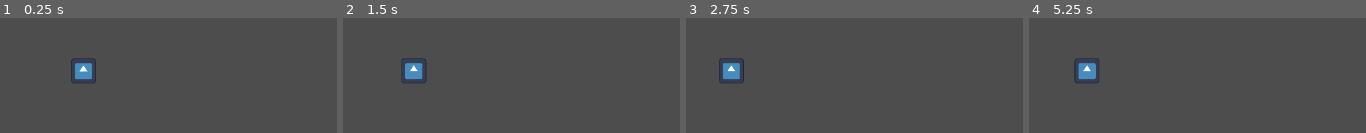
Above: before the commit, frames 1-4 (left to right).
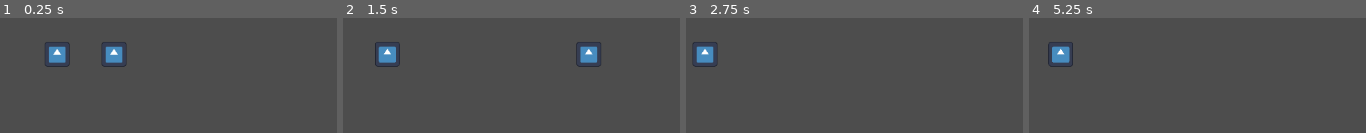
Above: after the commit, the same moments.

Repository: CISC204-S25/final-project-team-2
Game: Godot game, scene res://scenes/main.tscn
Same seed, same stepped clock (60 frames per second), same inputs: the game is played once before the commit and once after it. The engine's default icon, where the game draws it, is replaced by a stand-in: a white triangle on a blue panel in a dark square.
Inputs:
- Up to frame 1 (0.25 s): no input
- Up to frame 2 (1.5 s): tap Enter at 0.5 s; hold D (p1_right) from 0.53 s (still down); tap Left (p2_left) at 0.6 s; tap W (p1_jump) at 0.77 s; tap Right (p2_right) at 1.35 s
- Up to frame 3 (2.75 s): tap W (p1_jump) at 1.52 s; release D (p1_right) at 2.03 s; hold A (p1_left) from 2.03 s (still down); tap Left (p2_left) at 2.1 s
- Up to frame 4 (5.25 s): tap Space at 2.75, 4.25 s; release A (p1_left) at 2.78 s; hold D (p1_right) 2.78-4.28 s; tap Right (p2_right) at 2.85, 4.35 s; tap W (p1_jump) at 3.02, 3.77, 4.52 s; tap Enter at 3.5, 5 s; tap Left (p2_left) at 3.6, 5.1 s; hold A (p1_left) 4.28-5.03 s; hold D (p1_right) from 5.03 s (still down)

The runs differ from the first frame. In frame 1, 2.9% of the frame differs, in the area x 13-38%, y 20-57%; in frame 2, 3.0%, in the area x 9-77%, y 20-57%; in frame 3, 2.0%; in frame 4, 2.1%.

Commit message:
Added a test in main
You can hide this or remove it whenever, just there for me to test.

Diff:
--- a/final-project/scenes/main.tscn
+++ b/final-project/scenes/main.tscn
@@ -1,5 +1,6 @@
-[gd_scene load_steps=3 format=3 uid="uid://dxvn26t6vpc6b"]
+[gd_scene load_steps=4 format=3 uid="uid://dxvn26t6vpc6b"]
 
+[ext_resource type="PackedScene" uid="uid://bg0ibqfwjlv4u" path="res://scenes/player1.tscn" id="1_4sje8"]
 [ext_resource type="PackedScene" uid="uid://b1q8owv3huuah" path="res://scenes/player2.tscn" id="1_wyb0p"]
 
 [sub_resource type="RectangleShape2D" id="RectangleShape2D_twqhd"]
@@ -7,15 +8,24 @@
 
 [node name="Main" type="Node"]
 
-[node name="Player2" parent="." instance=ExtResource("1_wyb0p")]
+[node name="Player Movement Test" type="Node2D" parent="."]
 
-[node name="Camera2D" type="Camera2D" parent="."]
+[node name="Player1" parent="Player Movement Test" instance=ExtResource("1_4sje8")]
+position = Vector2(22, 0)
+collision_mask = 2
+
+[node name="Player2" parent="Player Movement Test" instance=ExtResource("1_wyb0p")]
+position = Vector2(-19, 0)
+collision_mask = 2
+
+[node name="Camera2D" type="Camera2D" parent="Player Movement Test"]
 zoom = Vector2(2, 2)
 
-[node name="StaticBody2D" type="StaticBody2D" parent="."]
+[node name="StaticBody2D" type="StaticBody2D" parent="Player Movement Test"]
+position = Vector2(0, 20)
 collision_layer = 2
-collision_mask = 2
+collision_mask = 3
 
-[node name="CollisionShape2D" type="CollisionShape2D" parent="StaticBody2D"]
-position = Vector2(0, 47)
+[node name="CollisionShape2D" type="CollisionShape2D" parent="Player Movement Test/StaticBody2D"]
+position = Vector2(0, 15)
 shape = SubResource("RectangleShape2D_twqhd")
